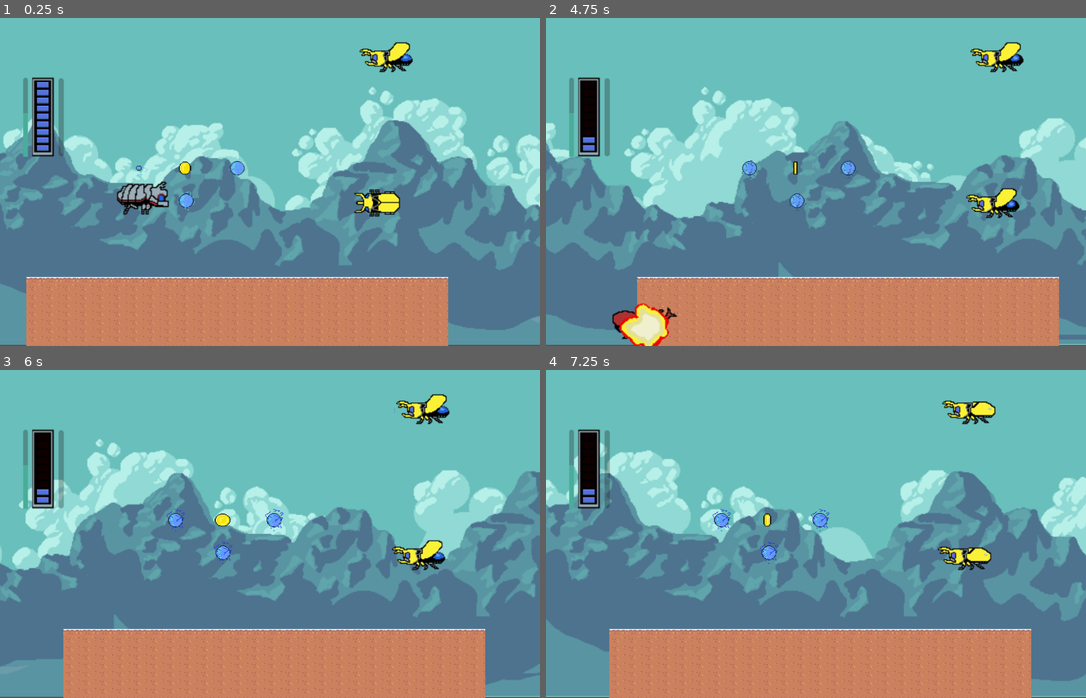
Above: before the commit, frames 1-4 (two rows, left to right).
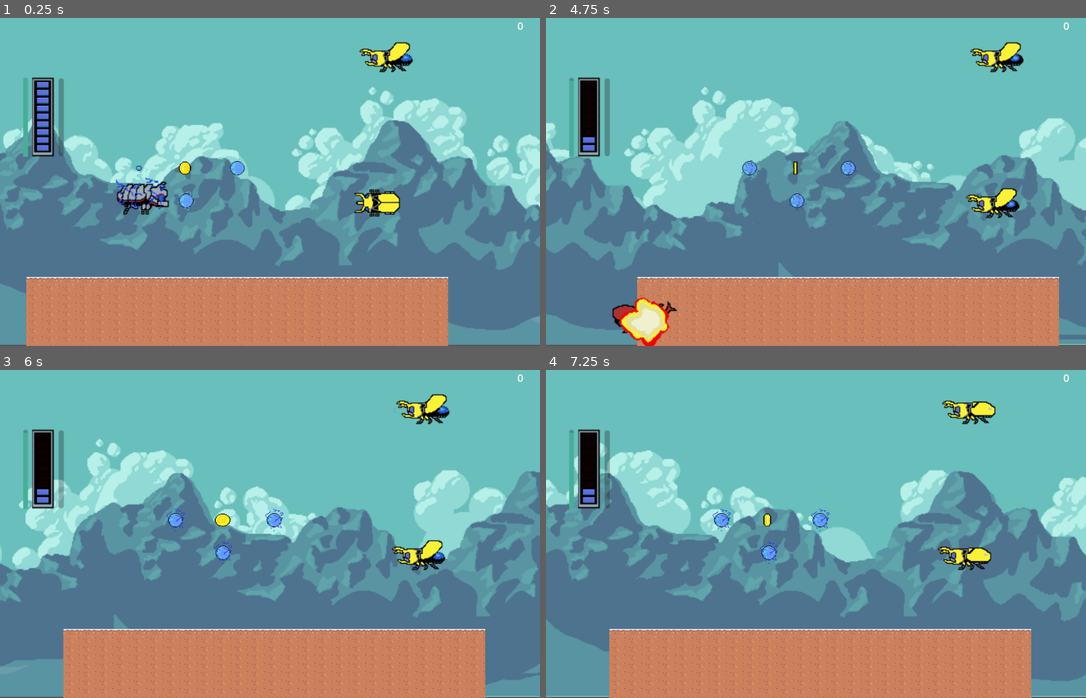
Above: after the commit, the same moments.

Repository: alphaFaiz/cy-bugs
Game: Godot game, scene res://game.tscn
The game is run twice, just before and just after one commit, with the same random seed, the same clock (stepped at 60 frames per second) and the same inputs.
Inputs:
- Up to frame 1 (0.25 s): no input
- Up to frame 2 (4.75 s): hold Up (ui_up) 0.53-2.03 s; tap Z (attack) at 0.6, 2.1, 3.6 s; tap X (switch_form) at 1.35, 2.85, 4.35 s; hold Down (ui_down) 2.03-2.78 s; hold Up (ui_up) 2.78-4.28 s; tap C (skill) at 4.15 s; hold Down (ui_down) from 4.28 s (still down); tap Up (ui_up) at 4.52 s
- Up to frame 3 (6 s): release Down (ui_down) at 5.03 s; hold Up (ui_up) 5.03-5.78 s; tap Z (attack) at 5.1 s; hold Down (ui_down) from 5.78 s (still down); tap X (switch_form) at 5.85 s
- Up to frame 4 (7.25 s): keep holding Down (ui_down); tap Up (ui_up) at 6.02, 6.77 s; tap Z (attack) at 6.6 s

The runs differ from the first frame. In frame 1, 0.3% of the frame differs, in the area x 4-97%, y 1-59%; in frame 2, 1.1%, in the area x 4-97%, y 1-100%; in frame 3, less than 0.1%; in frame 4, less than 0.1%.
Error before the commit: Invalid access to property or key 'global_position' on a base object of type 'previously freed'. (res://game.gd:46)
Error after the commit: Invalid access to property or key 'global_position' on a base object of type 'previously freed'. (res://game.gd:50)

Commit message:
stamina mechanism

Diff:
--- a/Player.gd
+++ b/Player.gd
@@ -2,9 +2,11 @@
 extends CharacterBody2D
 
 signal energy_changed(new_energy)
+signal stamina_changed(new_stamina)
 signal walk_underground(enter, normal_walk, exit, landing_ground)
 signal ground_landing
 signal clockup_mode(turned_on)
+signal point_changed(new_point)
 
 @onready var rayCastBottom = $RayCast2DBottom
 @onready var rayCastPrepareLanding = $RayCast2DPrepareLanding
@@ -20,6 +22,13 @@
 
 @onready var stable_position = position.x
 
+@onready var point := 0 :
+	set(value):
+		point = value
+		emit_signal("point_changed", value)
+	get:
+		return point
+
 @export var max_energy := 9
 var energy := max_energy :
 	set(value):
@@ -27,6 +36,14 @@
 		emit_signal("energy_changed", value)
 	get:
 		return energy
+
+@export var max_stamina := 100.0
+var stamina := max_stamina :
+	set(value):
+		stamina = clamp(value, 0, max_stamina)
+		emit_signal("stamina_changed", value)
+	get:
+		return stamina
 
 var grounded = false
 var entering_underground = false
@@ -38,6 +55,7 @@
 var is_casted_off = false
 var crashed = false
 var is_in_speed_force = false
+var is_exhausted = false
 
 var current_mask = 1
 var jump_speed = 500
@@ -58,14 +76,17 @@
 	var switch_form = Input.is_action_pressed("switch_form")
 	var skill = Input.is_action_just_pressed("skill")
 
+	if is_exhausted:
+		destroy(true)
+
 	if position.x < stable_position and not crashed:
 		if abs(position.x - stable_position) >=1:
 			crashed = true
-			destroy()
+			await destroy(false)
 		else:
 			position.x = stable_position
 
-	if is_switching_form:
+	if is_switching_form and not is_exhausted:
 		if is_casted_off:
 			play("put_on")
 			await _animated_sprite.animation_finished
@@ -78,7 +99,7 @@
 			regenEnergyTimer.stop()
 			is_casted_off = true
 		is_switching_form = false
-	elif is_casted_off:
+	elif is_casted_off and not is_exhausted:
 		var up = Input.is_action_pressed("ui_up")
 		var down = Input.is_action_pressed("ui_down")
 		if up and not ceil_touched:
@@ -120,7 +141,8 @@
 		elif not up and not exiting_underground:
 			if undergrounded:
 				emit_signal("walk_underground", false, true, false, false)
-			play("cocoon_walk")
+			if not is_exhausted:
+				play("cocoon_walk")
 
 #	move_and_collide(velocity * delta)
 	move_and_slide()
@@ -148,8 +170,6 @@
 			undergrounded = false
 			if not grounded:
 				grounded = true
-				#emit landing animation
-#				emit_signal("walk_underground", false, false, false, true)
 		is_ceil_landing = false
 		ceil_touched = false
 		if exiting_underground and rayCastBottom.get_collider().collision_mask == 1:
@@ -184,7 +204,7 @@
 
 func _on_hit_box_body_entered(body: BaseEnemy):
 	crashed = true
-	destroy()
+	await destroy(false)
 
 func thunder_attack(ceil_touched: bool):
 	if energy >= 3:
@@ -203,9 +223,15 @@
 	rayCastBottom.collision_mask = mask
 	_hitbox.collision_mask = mask
 
-func destroy() -> void:
-	var hitbox = get_child(2)
+func destroy(is_exhausted) -> void:
+	var hitbox = get_node("HitBox")
 	remove_child(hitbox)
+	if is_exhausted and is_casted_off:
+		play("exhausted")
+		await _animated_sprite.animation_finished
+	elif is_exhausted and not is_casted_off:
+		play("cocoon_exhausted")
+		await _animated_sprite.animation_finished
 	var explosion_inst = explosion_scn.instantiate()
 	add_child(explosion_inst)
 	await explosion_inst.animation_finished
@@ -220,7 +246,7 @@
 	var clockup_effect = clockup_speed_scn.instantiate()
 	clockup_effect.position = Vector2(-80, 0)
 	add_child(clockup_effect)
-	_animated_sprite.material.set_shader_parameter("contrast", 2)
+#	_animated_sprite.material.set_shader_parameter("contrast", 2)
 	var enemies = get_tree().get_nodes_in_group("Enemy")
 	for enemy in enemies:
 		enemy.velocity /= 12
@@ -235,7 +261,7 @@
 
 func _on_clock_over() -> void:
 	print("clock over")
-	_animated_sprite.material.set_shader_parameter("contrast", 1)
+#	_animated_sprite.material.set_shader_parameter("contrast", 1)
 	is_in_speed_force = false
 	clockupTimer.stop()
 	var enemies = get_tree().get_nodes_in_group("Enemy")
@@ -250,3 +276,13 @@
 	if clock_up_effect:
 		remove_child(clock_up_effect)
 	emit_signal("clockup_mode", false, 0)
+
+
+func _on_stamina_timer_timeout() -> void:
+	if is_casted_off:
+		stamina -= 0.2
+	else:
+		stamina -= 0.1
+	print(stamina)
+	if stamina == 0 and not crashed:
+		is_exhausted = true
--- a/Player.tscn
+++ b/Player.tscn
@@ -6,6 +6,8 @@
 [ext_resource type="Texture2D" uid="uid://mqwlw8jnl6ny" path="res://prototype-sprites/kabuto-cocoon-walk.png" id="2_rwjiq"]
 [ext_resource type="Texture2D" uid="uid://dsci8ejlwi4jg" path="res://prototype-sprites/kabuto-fly-foward.png" id="3_vue6w"]
 [ext_resource type="Texture2D" uid="uid://cnesidf3e6tmr" path="res://prototype-sprites/kabuto-fly-up.png" id="4_f6xqa"]
+[ext_resource type="Texture2D" uid="uid://bpnhtlktmf16x" path="res://prototype-sprites/kabuto-cocoon-exhausted-walk.png" id="4_nl43w"]
+[ext_resource type="Texture2D" uid="uid://c5l2b7v1elegs" path="res://prototype-sprites/kabuto-exhausted-walk.png" id="5_oyvmr"]
 [ext_resource type="Texture2D" uid="uid://comsqfxswyc5a" path="res://prototype-sprites/kabuto-prepare-landing.png" id="5_qnrrs"]
 [ext_resource type="Texture2D" uid="uid://dhtb6mm8f4665" path="res://prototype-sprites/kabuto-cast-off.png" id="6_1wgpl"]
 [ext_resource type="Texture2D" uid="uid://dyrbmguitfwma" path="res://prototype-sprites/kabuto-walk.png" id="6_e3fy2"]
@@ -38,6 +40,30 @@
 atlas = ExtResource("6_1wgpl")
 region = Rect2(384, 0, 64, 64)
 
+[sub_resource type="AtlasTexture" id="AtlasTexture_tnokf"]
+atlas = ExtResource("4_nl43w")
+region = Rect2(0, 0, 64, 64)
+
+[sub_resource type="AtlasTexture" id="AtlasTexture_htdcf"]
+atlas = ExtResource("4_nl43w")
+region = Rect2(64, 0, 64, 64)
+
+[sub_resource type="AtlasTexture" id="AtlasTexture_6w8sv"]
+atlas = ExtResource("4_nl43w")
+region = Rect2(128, 0, 64, 64)
+
+[sub_resource type="AtlasTexture" id="AtlasTexture_8px50"]
+atlas = ExtResource("4_nl43w")
+region = Rect2(192, 0, 64, 64)
+
+[sub_resource type="AtlasTexture" id="AtlasTexture_b0i31"]
+atlas = ExtResource("4_nl43w")
+region = Rect2(256, 0, 64, 64)
+
+[sub_resource type="AtlasTexture" id="AtlasTexture_6trcj"]
+atlas = ExtResource("4_nl43w")
+region = Rect2(320, 0, 64, 64)
+
 [sub_resource type="AtlasTexture" id="AtlasTexture_7ma5w"]
 atlas = ExtResource("2_rwjiq")
 region = Rect2(0, 0, 64, 64)
@@ -45,6 +71,26 @@
 [sub_resource type="AtlasTexture" id="AtlasTexture_ioyt3"]
 atlas = ExtResource("2_rwjiq")
 region = Rect2(64, 0, 64, 64)
+
+[sub_resource type="AtlasTexture" id="AtlasTexture_djm2a"]
+atlas = ExtResource("5_oyvmr")
+region = Rect2(0, 0, 64, 64)
+
+[sub_resource type="AtlasTexture" id="AtlasTexture_8n8x7"]
+atlas = ExtResource("5_oyvmr")
+region = Rect2(64, 0, 64, 64)
+
+[sub_resource type="AtlasTexture" id="AtlasTexture_fuvl6"]
+atlas = ExtResource("5_oyvmr")
+region = Rect2(128, 0, 64, 64)
+
+[sub_resource type="AtlasTexture" id="AtlasTexture_7wt5m"]
+atlas = ExtResource("5_oyvmr")
+region = Rect2(192, 0, 64, 64)
+
+[sub_resource type="AtlasTexture" id="AtlasTexture_d7d1t"]
+atlas = ExtResource("5_oyvmr")
+region = Rect2(256, 0, 64, 64)
 
 [sub_resource type="AtlasTexture" id="AtlasTexture_61dsq"]
 atlas = ExtResource("2_o70cn")
@@ -160,6 +206,29 @@
 }, {
 "frames": [{
 "duration": 1.0,
+"texture": SubResource("AtlasTexture_tnokf")
+}, {
+"duration": 1.0,
+"texture": SubResource("AtlasTexture_htdcf")
+}, {
+"duration": 1.0,
+"texture": SubResource("AtlasTexture_6w8sv")
+}, {
+"duration": 1.0,
+"texture": SubResource("AtlasTexture_8px50")
+}, {
+"duration": 1.0,
+"texture": SubResource("AtlasTexture_b0i31")
+}, {
+"duration": 1.0,
+"texture": SubResource("AtlasTexture_6trcj")
+}],
+"loop": false,
+"name": &"cocoon_exhausted",
+"speed": 10.0
+}, {
+"frames": [{
+"duration": 1.0,
 "texture": SubResource("AtlasTexture_7ma5w")
 }, {
 "duration": 1.0,
@@ -168,6 +237,26 @@
 "loop": true,
 "name": &"cocoon_walk",
 "speed": 10.0
+}, {
+"frames": [{
+"duration": 1.0,
+"texture": SubResource("AtlasTexture_djm2a")
+}, {
+"duration": 1.0,
+"texture": SubResource("AtlasTexture_8n8x7")
+}, {
+"duration": 1.0,
+"texture": SubResource("AtlasTexture_fuvl6")
+}, {
+"duration": 1.0,
+"texture": SubResource("AtlasTexture_7wt5m")
+}, {
+"duration": 1.0,
+"texture": SubResource("AtlasTexture_d7d1t")
+}],
+"loop": false,
+"name": &"exhausted",
+"speed": 5.0
 }, {
 "frames": [{
 "duration": 1.0,
@@ -274,7 +363,7 @@
 material = ExtResource("2_juuw2")
 scale = Vector2(2, 2)
 sprite_frames = SubResource("SpriteFrames_n1khf")
-animation = &"cast_off"
+animation = &"cocoon_exhausted"
 
 [node name="RayCast2DBottom" type="RayCast2D" parent="."]
 position = Vector2(8, 0)
@@ -286,7 +375,6 @@
 position = Vector2(-7, -2)
 rotation = 1.55509
 shape = SubResource("CapsuleShape2D_hxjt7")
-disabled = true
 
 [node name="RayCast2D2Top" type="RayCast2D" parent="."]
 position = Vector2(-20, -4)
@@ -306,6 +394,11 @@
 wait_time = 5.0
 one_shot = true
 
+[node name="StaminaTimer" type="Timer" parent="."]
+wait_time = 0.2
+autostart = true
+
 [connection signal="body_entered" from="HitBox" to="." method="_on_hit_box_body_entered"]
 [connection signal="timeout" from="RegenEnergyTimer" to="." method="_on_regen_energy_timer_timeout"]
 [connection signal="timeout" from="ClockupTimer" to="." method="_on_clock_over"]
+[connection signal="timeout" from="StaminaTimer" to="." method="_on_stamina_timer_timeout"]
--- a/game.gd
+++ b/game.gd
@@ -2,7 +2,9 @@
 
 @onready var _player: Player = $Player
 @onready var _energy_bar: Control = $EnergyBar
+@onready var _stamina_bar: ProgressBar = $StaminaBar
 @onready var _clockup_bar: Control = $ClockupBar
+@onready var _point_label: Label = $PointLabel
 @onready var _areas: Node2D = $Areas
 #get the viewport size and divide by 2 since this is where the camera is positioned
 @onready var view = get_viewport_rect().size / 2
@@ -28,10 +30,12 @@
 var speed = 200
 # Called when the node enters the scene tree for the first time.
 func _ready():
-	if _player and _energy_bar:
+	if _player and _energy_bar and _stamina_bar:
 		_player.connect("energy_changed", _energy_bar.set_energy)
 		_player.connect("walk_underground", add_underground_effect)
 		_player.connect("clockup_mode", handle_clockup)
+		_player.connect("stamina_changed", _stamina_bar.set_stamina)
+		_player.connect("point_changed", _point_label.set_point)
 	randomize()
 	spawn_inst(0, 0)
 	spawn_inst(bounds_fw, 0)
@@ -41,7 +45,7 @@
 	pass
 
 func _physics_process(delta):
-	#after the character is moved clamp its position to the end of the camera bounds
+	#after the character is moved, clamp its position to the end of the camera bounds
 	if _player:
 		_player.global_position.x = clamp(_player.global_position.x, bounds_bw, bounds_fw)
 		_player.global_position.y = clamp(_player.global_position.y, bounds_uw, bounds_dw)
@@ -71,6 +75,7 @@
 	var dirt_effect
 	var segment_position = _areas.get_child(segment_index).global_transform.origin
 	var player_position = _player.global_transform.origin
+
 	var player_height = _player.get_node("CollisionShape2D").shape.height
 	var player_width = _player.get_node("CollisionShape2D").shape.radius
 	var animation_name = "default"
--- a/game.tscn
+++ b/game.tscn
@@ -1,17 +1,16 @@
-[gd_scene load_steps=11 format=3 uid="uid://deg8ur6ylqrx4"]
+[gd_scene load_steps=12 format=3 uid="uid://kjh7kfkwxcg1"]
 
 [ext_resource type="Script" path="res://game.gd" id="1_htrjj"]
 [ext_resource type="Material" uid="uid://ckqgtk1p6dliv" path="res://Clockup_material.tres" id="1_qrysc"]
 [ext_resource type="PackedScene" uid="uid://3652aylf4yu6" path="res://Player.tscn" id="2_04a31"]
-[ext_resource type="PackedScene" uid="uid://2s0o3pn7hpkc" path="res://energy-bar-control.tscn" id="2_atb2s"]
+[ext_resource type="PackedScene" uid="uid://cn1iat65somp8" path="res://ui/energy-bar-control.tscn" id="2_atb2s"]
 [ext_resource type="Texture2D" uid="uid://5fd0bw77rlxo" path="res://backgrounds/parallax-00.png" id="8_reqle"]
 [ext_resource type="Script" path="res://backgrounds/CloudLayer.gd" id="9_gxu3y"]
+[ext_resource type="PackedScene" uid="uid://dsquq0jymkv0a" path="res://ui/stamina_bar.tscn" id="10_0vx1d"]
 [ext_resource type="Texture2D" uid="uid://dxxulptcf1hb3" path="res://backgrounds/parallax-01.png" id="10_t4xli"]
+[ext_resource type="PackedScene" uid="uid://v0qe50hcgq20" path="res://ui/point_label.tscn" id="11_f4hx3"]
 [ext_resource type="Script" path="res://backgrounds/MountainLayer.gd" id="11_iay07"]
 [ext_resource type="Texture2D" uid="uid://cc8q3wlga35pl" path="res://backgrounds/parallax-02.png" id="12_e4yh0"]
-
-[sub_resource type="StyleBoxFlat" id="StyleBoxFlat_xbru1"]
-bg_color = Color(0.286275, 0.678431, 0.603922, 1)
 
 [node name="Game" type="Node2D"]
 script = ExtResource("1_htrjj")
@@ -59,15 +58,7 @@
 offset_right = 60.0
 offset_bottom = 135.0
 
-[node name="StaminaBar" type="ProgressBar" parent="."]
-offset_left = 43.0
-offset_top = 140.0
-offset_right = 52.0
-offset_bottom = 290.0
-theme_override_styles/fill = SubResource("StyleBoxFlat_xbru1")
-value = 55.0
-fill_mode = 3
-show_percentage = false
+[node name="StaminaBar" parent="." instance=ExtResource("10_0vx1d")]
 
 [node name="ClockupBar" type="ProgressBar" parent="."]
 offset_left = 110.0
@@ -76,3 +67,9 @@
 offset_bottom = 289.0
 fill_mode = 3
 show_percentage = false
+
+[node name="PointLabel" parent="." instance=ExtResource("11_f4hx3")]
+offset_left = -992.0
+offset_top = 27.0
+offset_right = -952.0
+offset_bottom = 55.0
--- /dev/null
+++ b/pickup-items/score_item.gd
@@ -0,0 +1,4 @@
+extends BasePickup
+
+func apply_effect(player: Player) -> void:
+	player.point += 100
--- a/pickup-items/score_item.tscn
+++ b/pickup-items/score_item.tscn
@@ -1,6 +1,7 @@
-[gd_scene load_steps=15 format=3 uid="uid://blaprf7osksqh"]
+[gd_scene load_steps=16 format=3 uid="uid://blaprf7osksqh"]
 
 [ext_resource type="PackedScene" uid="uid://d2b4pil8rjuvn" path="res://pickup-items/base_pickup.tscn" id="1_0xhel"]
+[ext_resource type="Script" path="res://pickup-items/score_item.gd" id="2_1lmyp"]
 [ext_resource type="Texture2D" uid="uid://dm8r1oaiiq5dr" path="res://prototype-sprites/score.png" id="2_cc5fj"]
 [ext_resource type="Texture2D" uid="uid://cvdcxlux8v48e" path="res://prototype-sprites/coin-picked.png" id="3_kq7hg"]
 
@@ -89,6 +90,7 @@
 }]
 
 [node name="ScoreItem" instance=ExtResource("1_0xhel")]
+script = ExtResource("2_1lmyp")
 
 [node name="AnimatedSprite2D" parent="." index="0"]
 position = Vector2(0, 0)
--- /dev/null
+++ b/pickup-items/stamina_leaf_item.gd
@@ -0,0 +1,4 @@
+extends BasePickup
+
+func apply_effect(player: Player) -> void:
+	player.stamina += 50
--- a/pickup-items/stamina_leaf_item.tscn
+++ b/pickup-items/stamina_leaf_item.tscn
@@ -1,7 +1,8 @@
-[gd_scene load_steps=11 format=3 uid="uid://cfx8phkl3rp5u"]
+[gd_scene load_steps=12 format=3 uid="uid://cfx8phkl3rp5u"]
 
 [ext_resource type="PackedScene" uid="uid://d2b4pil8rjuvn" path="res://pickup-items/base_pickup.tscn" id="1_vrmuv"]
 [ext_resource type="Texture2D" uid="uid://ds02g6fgo36jm" path="res://prototype-sprites/stamina-leaf.png" id="2_5c5sp"]
+[ext_resource type="Script" path="res://pickup-items/stamina_leaf_item.gd" id="2_77non"]
 [ext_resource type="Texture2D" uid="uid://b4lnhykwbwmhb" path="res://prototype-sprites/stamina-leaf-destroy.png" id="3_mowfp"]
 
 [sub_resource type="AtlasTexture" id="AtlasTexture_816q5"]
@@ -61,6 +62,7 @@
 }]
 
 [node name="stamina_leaf_item" instance=ExtResource("1_vrmuv")]
+script = ExtResource("2_77non")
 
 [node name="AnimatedSprite2D" parent="." index="0"]
 position = Vector2(0.499999, 3)
--- a/energy-bar-control.tscn
+++ b/ui/energy-bar-control.tscn
@@ -1,10 +1,10 @@
-[gd_scene load_steps=4 format=3 uid="uid://2s0o3pn7hpkc"]
+[gd_scene load_steps=4 format=3 uid="uid://cn1iat65somp8"]
 
 [ext_resource type="Texture2D" uid="uid://n1py7p1nvjau" path="res://prototype-sprites/energy-bar.png" id="1_67e3t"]
-[ext_resource type="Script" path="res://energy-bar-control.gd" id="1_pj2jc"]
+[ext_resource type="Script" path="res://ui/energy-bar-control.gd" id="1_pj2jc"]
 [ext_resource type="Texture2D" uid="uid://cu1t76xyn6ri7" path="res://prototype-sprites/energy-point.png" id="2_5ms3d"]
 
-[node name="Control" type="Control"]
+[node name="Enery-Bar-Control" type="Control"]
 layout_mode = 3
 anchors_preset = 15
 anchor_right = 1.0
--- /dev/null
+++ b/ui/point_label.gd
@@ -0,0 +1,9 @@
+extends Label
+
+
+func _ready() -> void:
+	set_point(0)
+
+# Called every frame. 'delta' is the elapsed time since the previous frame.
+func set_point(new_point: int):
+	text = str(new_point)
--- /dev/null
+++ b/ui/point_label.tscn
@@ -0,0 +1,15 @@
+[gd_scene load_steps=3 format=3 uid="uid://v0qe50hcgq20"]
+
+[ext_resource type="Script" path="res://ui/point_label.gd" id="1_r36dh"]
+
+[sub_resource type="LabelSettings" id="LabelSettings_r8ok8"]
+font_size = 20
+
+[node name="PointLabel" type="Label"]
+layout_direction = 3
+offset_left = 854.0
+offset_top = 51.0
+offset_right = 894.0
+offset_bottom = 74.0
+label_settings = SubResource("LabelSettings_r8ok8")
+script = ExtResource("1_r36dh")
--- /dev/null
+++ b/ui/stamina_bar.gd
@@ -0,0 +1,10 @@
+extends ProgressBar
+
+# Called when the node enters the scene tree for the first time.
+func _ready() -> void:
+	set_stamina(max_value)
+
+# Called every frame. 'delta' is the elapsed time since the previous frame.
+func set_stamina(new_stamina: int) -> int:
+	value = new_stamina
+	return value
--- /dev/null
+++ b/ui/stamina_bar.tscn
@@ -0,0 +1,17 @@
+[gd_scene load_steps=3 format=3 uid="uid://dsquq0jymkv0a"]
+
+[ext_resource type="Script" path="res://ui/stamina_bar.gd" id="1_0eqey"]
+
+[sub_resource type="StyleBoxFlat" id="StyleBoxFlat_xbru1"]
+bg_color = Color(0.286275, 0.678431, 0.603922, 1)
+
+[node name="StaminaBar" type="ProgressBar"]
+offset_left = 43.0
+offset_top = 140.0
+offset_right = 52.0
+offset_bottom = 290.0
+theme_override_styles/fill = SubResource("StyleBoxFlat_xbru1")
+value = 50.0
+fill_mode = 3
+show_percentage = false
+script = ExtResource("1_0eqey")
Not shown: 1 places in Player.tscn that only renumber resources
Binary file added: prototype-sprites/Drake-flying-forward.aseprite
Binary file added: prototype-sprites/kabuto-cocoon-exhausted-walk.aseprite
Binary file added: prototype-sprites/kabuto-cocoon-exhausted-walk.png
Not shown, added: prototype-sprites/kabuto-cocoon-exhausted-walk.png.import
Binary file added: prototype-sprites/kabuto-exhausted-walk.aseprite
Binary file added: prototype-sprites/kabuto-exhausted-walk.png
Not shown, added: prototype-sprites/kabuto-exhausted-walk.png.import
Renamed: energy-bar-control.gd -> ui/energy-bar-control.gd
